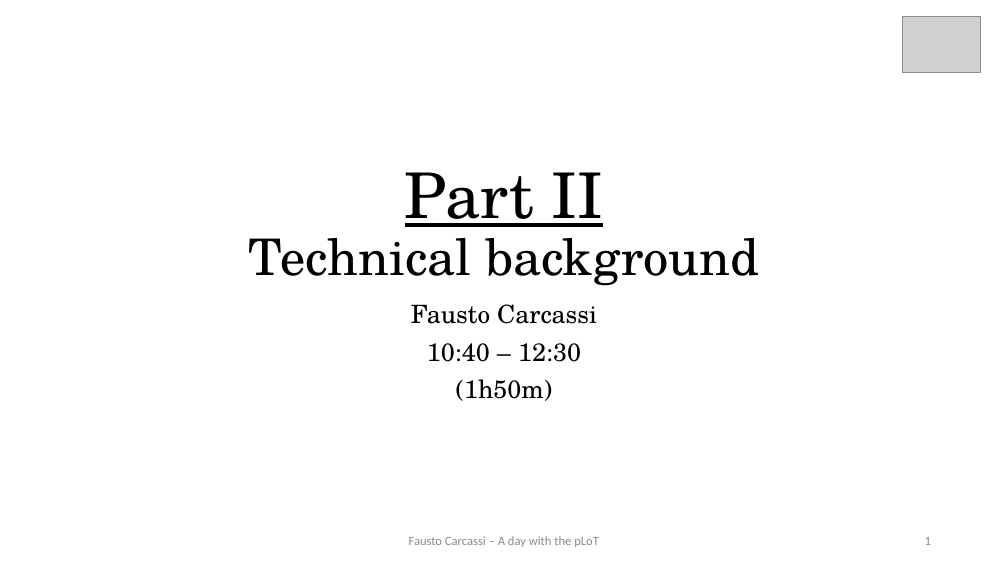
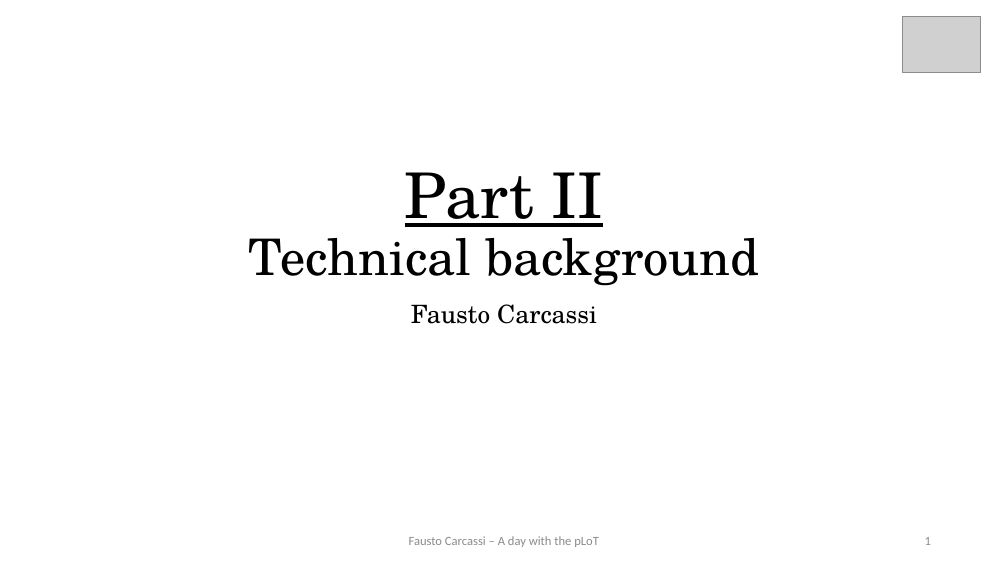
Before and after one commit to thelogicalgrammar/pLoT_workshop, a slide deck: slide 1 of book/lectures/2.pptx. Drawn at 1008x567 pixels with LibreOffice and Linux fonts; fonts in the diff are those of the drawing; grey boxes stand for pictures. Boxes give left, top, right and bottom in pixels: in the first picture for what was removed or moved away, otherwise in the second. Text is boxed around its words. In the diff, an @@ line names an element or a change of style, - is before the commit and + after.

```diff
--- a/book/lectures/2.pptx
+++ b/book/lectures/2.pptx
@@ subtitle at (427, 343, 581, 401): paragraphs removed @@
-10:40 – 12:30
-(1h50m)
```
Also in this commit, not shown: 3 other slides changed, 4 slides added, 18 other files.
